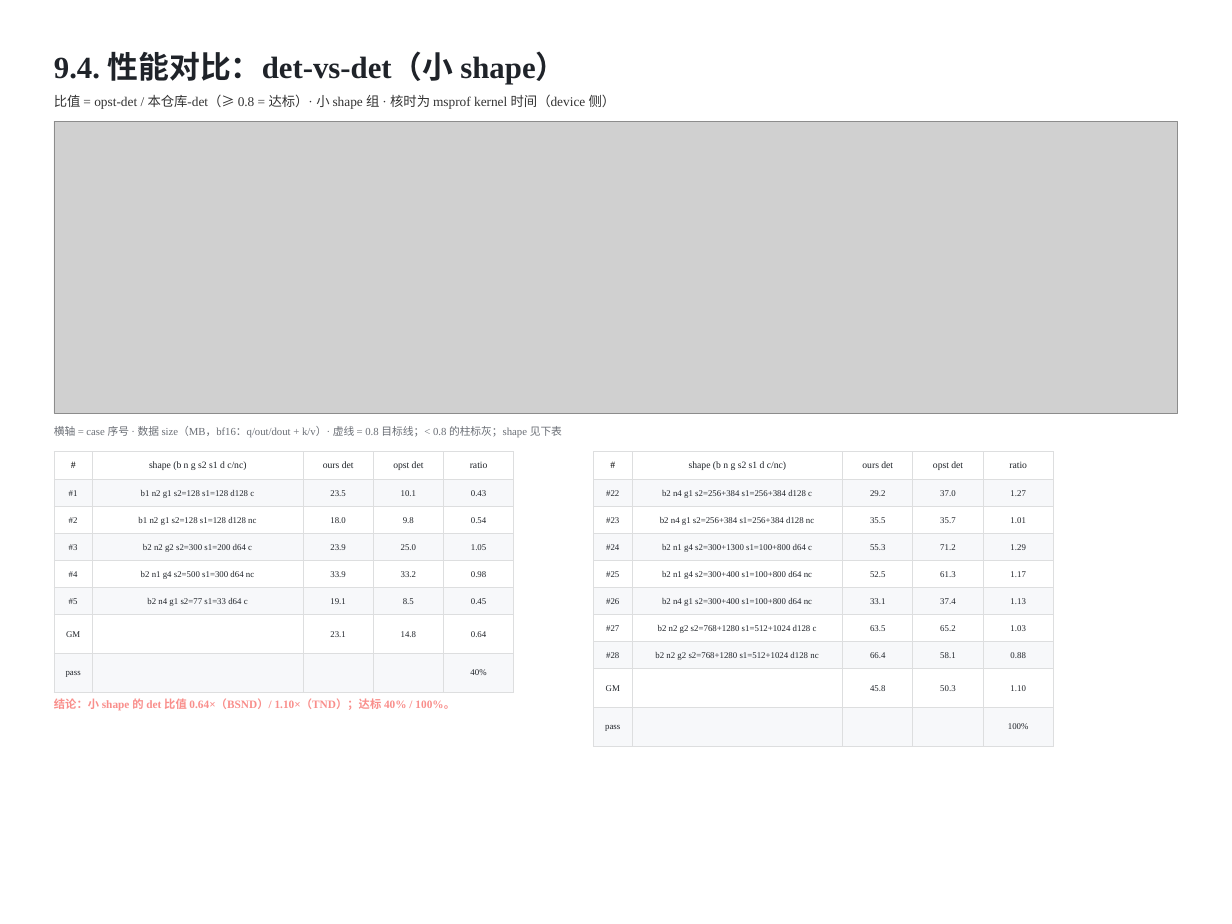
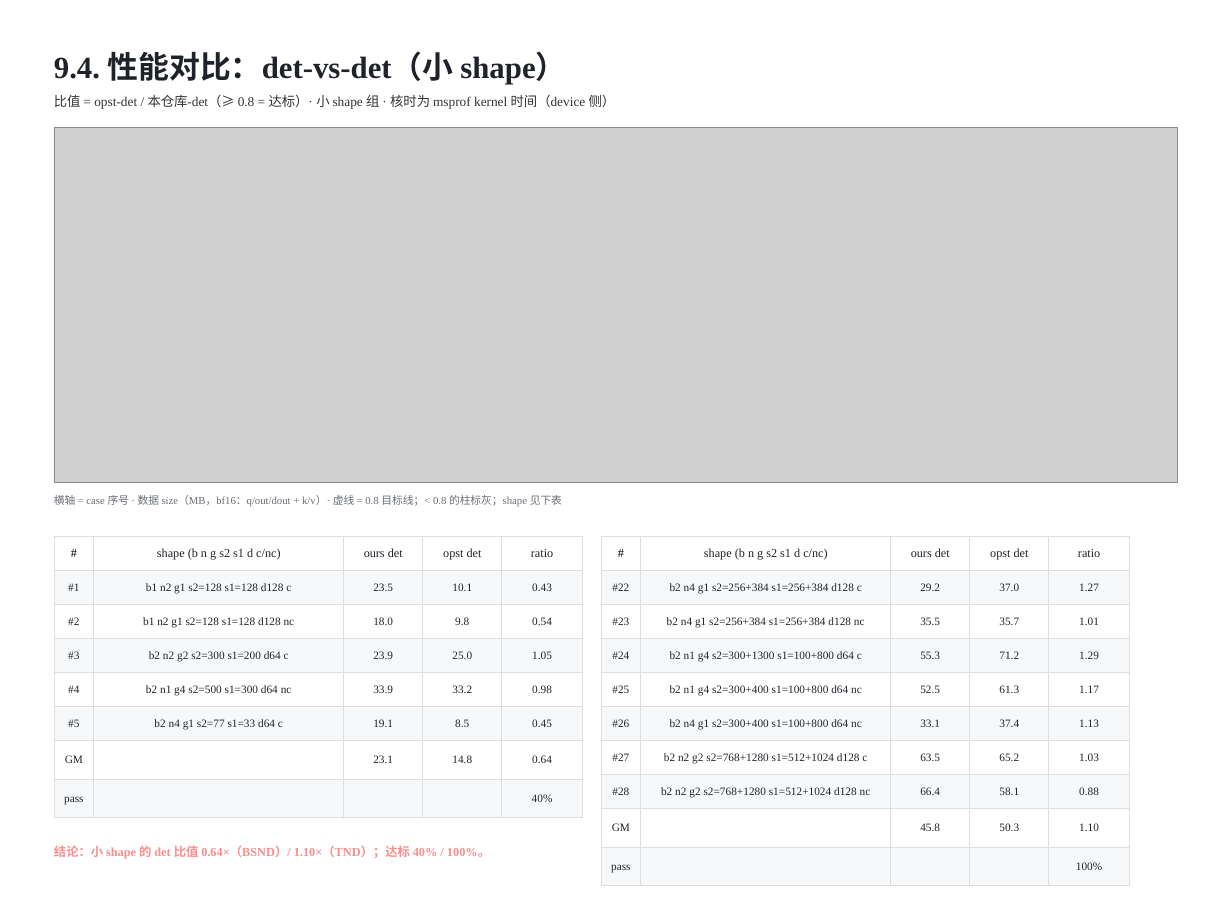
Before and after one commit to guomc9/SeeTen, a slide deck: slide 22 of cases/flash-attention-det-accum/out/v3-index-schedules.pptx. Drawn at 1232x924 pixels with LibreOffice and Linux fonts; fonts in the diff are those of the drawing; grey boxes stand for pictures. Boxes give left, top, right and bottom in pixels: in the first picture for what was removed or moved away, otherwise in the second. Text is boxed around its words. In the diff, an @@ line names an element or a change of style, - is before the commit and + after.

Commit message:
case(flash-attention-det-accum): fill the perf pages, raise figure dpi, split the detail page
- Per-size pages: adaptive layout (figure 4.2-6.0 in tall, table rows up to
  0.46 in) so the figure and the two per-layout tables fill the page; the gap
  between the figure and the tables is now explicit (0.34 in) and the
  conclusion sits under the shorter column instead of leaving a blank band.
- perf_figure is rendered at dpi=320 (was 200).
- 9.10 全矩阵明细 is split into two pages (9.10 BSND, 9.11 TND) with row
  height up to 0.72 in and larger type.
- Deck is 29 pages; 0 layout/cell/gap issues, check_case ALL PASS,
  verify_demo clean.

```diff
--- a/cases/flash-attention-det-accum/out/v3-index-schedules.pptx
+++ b/cases/flash-attention-det-accum/out/v3-index-schedules.pptx
@@ picture: place and size @@
-picture at [54,121,1177,413]
+picture at [54,127,1177,482]
@@ text "横轴 = case 序号 · ...": place and size @@
-text "横轴 = case 序号 · ..." at [54,426,562,438]
+text "横轴 = case 序号 · ..." at [54,495,562,507]
@@ table at [54,537,582,809] @@
@@ size 9.4 to 11.9 pt in "#", "shape (b n g s2 s1 d ...", "ours det", "opst det" and 1 more places @@
@@ size 8.6 to 11 pt in "#1", "b1 n2 g1 s2=128 s1=128 d128 c", "23.5", "10.1" and 27 more places @@
@@ table: place and size @@
-table at [54,452,514,681]
+table at [54,537,582,809]
@@ table at [601,537,1129,877] @@
@@ size 9.4 to 11.9 pt in "#", "shape (b n g s2 s1 d ...", "ours det", "opst det" and 1 more places @@
@@ size 8.6 to 11 pt in "#22", "b2 n4 g1 s2=256+384 s1=256+384 d128 c", "29.2", "37.0" and 37 more places @@
@@ table: place and size @@
-table at [593,452,1053,735]
+table at [601,537,1129,877]
@@ text "结论：小 shape 的 det 比值 ...": place and size @@
-text "结论：小 shape 的 det 比值 ..." at [54,698,455,710]
+text "结论：小 shape 的 det 比值 ..." at [54,845,490,859]
@@ text "结论：小 shape 的 det 比值 ..." at [54,845,490,859]: size 11 to 12 pt @@
```
Also in this commit, not shown: 9 other slides changed, 1 slide added, 3 other files.
